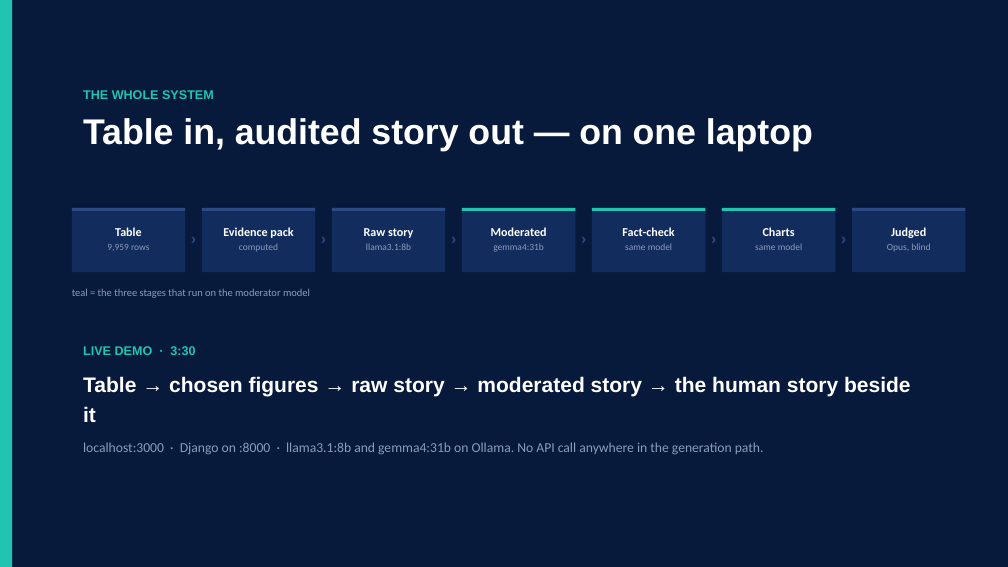
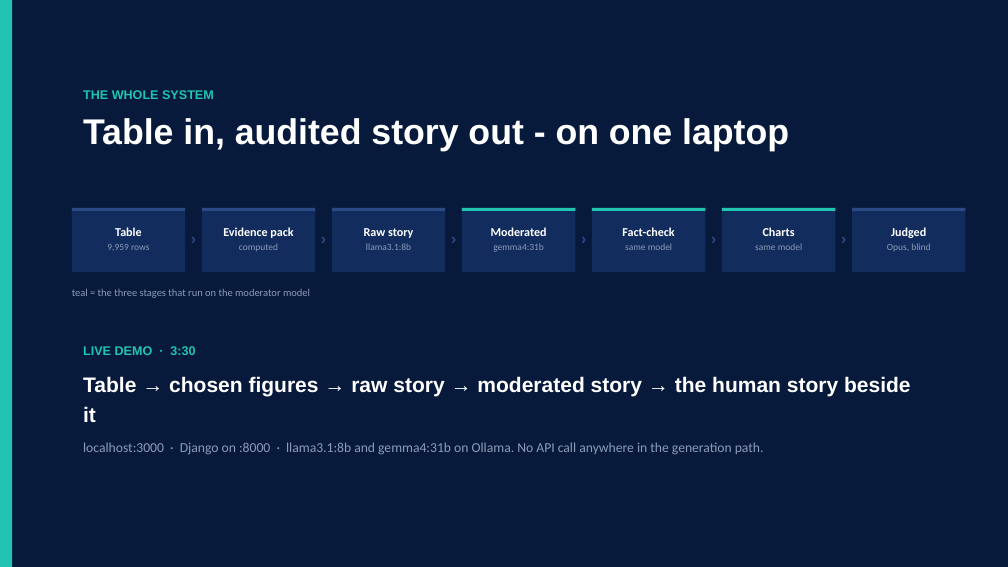
Before and after one commit to memoelsamadony/ai-powered-data-storytelling, a slide deck: slide 18 of presentation/AI-Storytelling-Final-Talk.pptx. Drawn at 1008x567 pixels with LibreOffice and Linux fonts; fonts in the diff are those of the drawing. Boxes give left, top, right and bottom in pixels: in the first picture for what was removed or moved away, otherwise in the second. Text is boxed around its words. In the diff, an @@ line names an element or a change of style, - is before the commit and + after.

```diff
--- a/presentation/AI-Storytelling-Final-Talk.pptx
+++ b/presentation/AI-Storytelling-Final-Talk.pptx
@@ text at (x1=83, y1=118, x2=789, y2=151): text changed @@
-Table in, audited story out — on one laptop
+Table in, audited story out - on one laptop
```
Also in this commit, not shown: 10 other slides changed, 24 other files.
